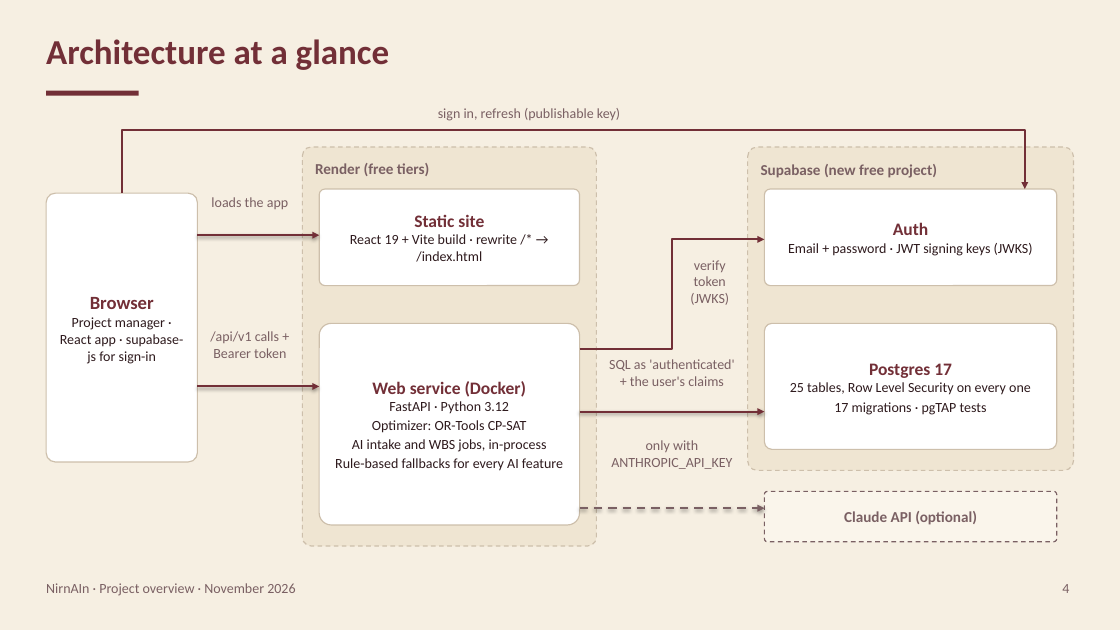
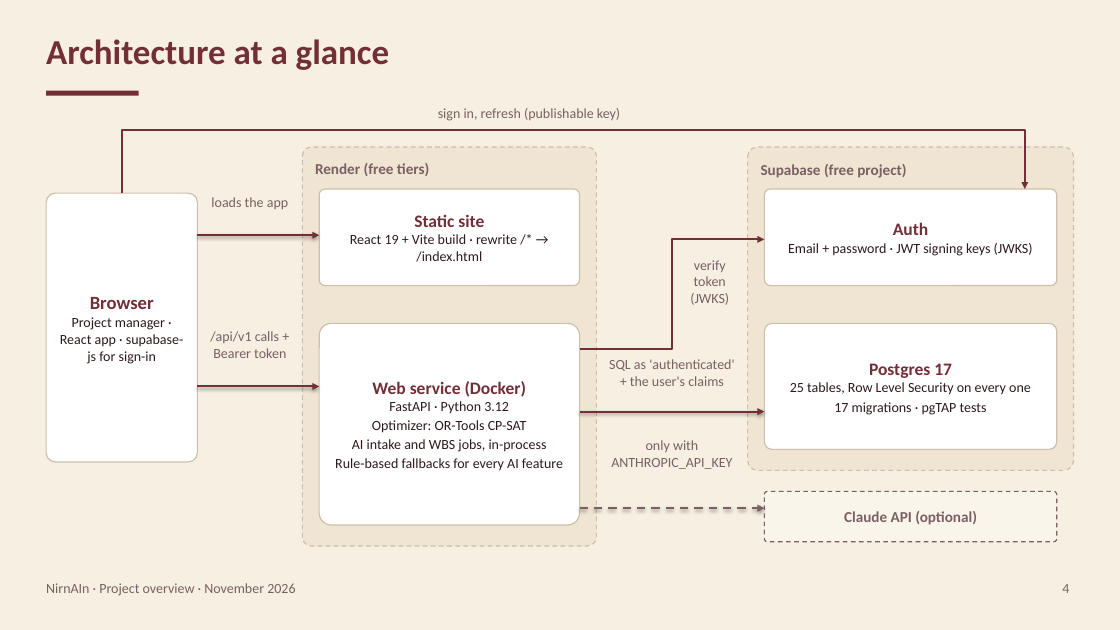
Before and after one commit to Dogiparthi-Sharada/NirnAIn, a slide deck: slide 4 of docs/project/NirnAIn_Project_Overview.pptx. Drawn at 1120x630 pixels with LibreOffice and Linux fonts; fonts in the diff are those of the drawing. Boxes give left, top, right and bottom in pixels: in the first picture for what was removed or moved away, otherwise in the second. Text is boxed around its words. In the diff, an @@ line names an element or a change of style, - is before the commit and + after.

```diff
--- a/docs/project/NirnAIn_Project_Overview.pptx
+++ b/docs/project/NirnAIn_Project_Overview.pptx
@@ text in rounded rectangle at (761,164,906,178): text changed @@
-Supabase (new free project)
+Supabase (free project)
```
Also in this commit, not shown: 8 other slides changed, 14 other files.
